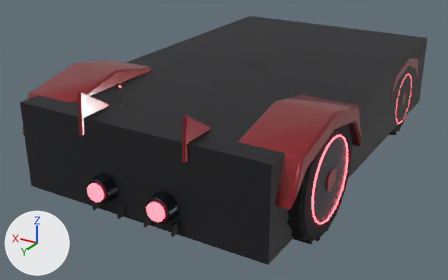
Two versions of the glTF model assets/models/vehicles/CRX1_interceptor_pursuit.glb, one commit apart.
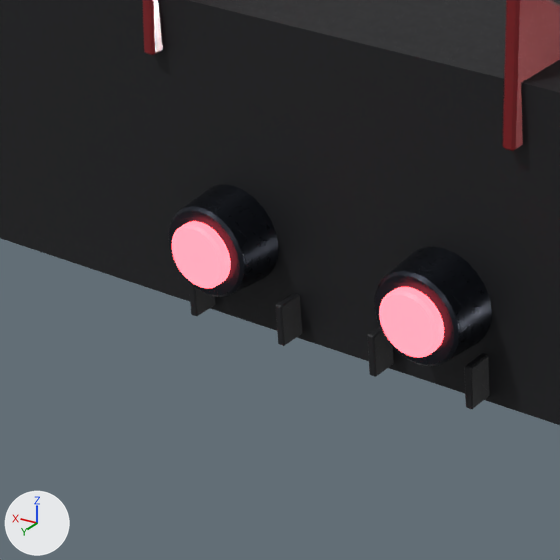
The first picture shows the older version from a camera (50 mm lens) standing at (-4.29, 8.14, 4.09) and looking at (0.26, 0.54, 0.29). The close-ups show the older and then the newer version on the part from 8% to 44% of the width and 43% to 100% of the height of that picture. Only the edits that show in the close-ups are written down. Arrows for +X, +Y and +Z are at lower left; the lights stay in place. Where no turn or scale is listed for an object, it has been applied to the vertices.

The older version as bpy lines, for what is in view:
```python
me_x1_thruster_1 = bpy.data.meshes.new('X1_thruster-1')
me_x1_thruster_1.from_pydata(...)  # 96 vertices, 188 faces; spans x -0.199..0.199, y -0.175..0.175, z -0.199..0.199
me_x1_thruster_1.materials.append(mat_gunmetal)
me_x1_thruster_core1 = bpy.data.meshes.new('X1_thruster_core1')
me_x1_thruster_core1.from_pydata(...)  # 96 vertices, 188 faces; spans x -0.12..0.12, y -0.025..0.025, z -0.12..0.12
me_x1_thruster_core1.materials.append(mat_emissivered)  # picture img_red_emissive, glowing red #ff5059
me_x1_thruster_core_1 = bpy.data.meshes.new('X1_thruster_core-1')
me_x1_thruster_core_1.from_pydata(...)  # 96 vertices, 188 faces; spans x -0.12..0.12, y -0.025..0.025, z -0.12..0.12
me_x1_thruster_core_1.materials.append(mat_emissivered)  # picture img_red_emissive, glowing red #ff5059
ob_x1_thruster_1 = bpy.data.objects.new('X1_thruster-1', me_x1_thruster_1)
ob_x1_thruster_1.location = (-0.45, 3.05, 0.55)
ob_x1_thruster_core1 = bpy.data.objects.new('X1_thruster_core1', me_x1_thruster_core1)
ob_x1_thruster_core1.location = (0.45, 3.24, 0.55)
ob_x1_thruster_core_1 = bpy.data.objects.new('X1_thruster_core-1', me_x1_thruster_core_1)
ob_x1_thruster_core_1.location = (-0.45, 3.24, 0.55)
# also in view: 'X1_diffuser2' at (0.2, 2.95, 0.3); 'X1_fin1' at (0.75, 2.65, 1.45); 'X1_fin-1' at (-0.75, 2.65, 1.45); 'X1_diffuser0' at (-0.6, 2.95, 0.3); 'X1_body_COL' at (0.0, 0.0, 0.8)
```
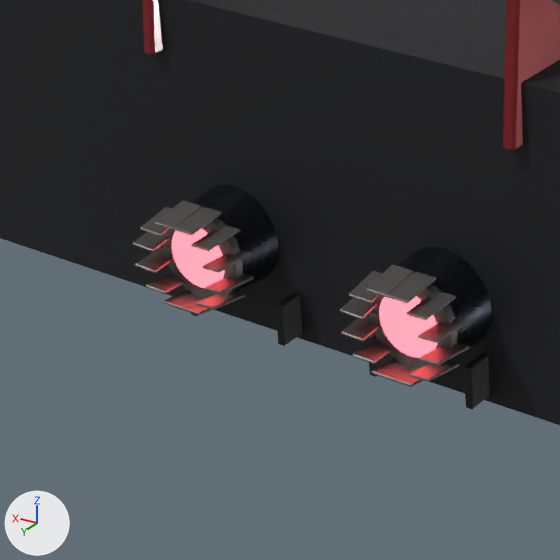
Where the newer file only moved an object's origin or applied its transform, the numbers keep the older frame.

The change, as a diff of the scene's bpy script:
```diff
--- a/assets/models/vehicles/CRX1_interceptor_pursuit.glb.py
+++ b/assets/models/vehicles/CRX1_interceptor_pursuit.glb.py
@@ ob_x1_petal_111 @@
+ob_x1_petal_111 = bpy.data.objects.new('X1_petal-111', me_x1_petal_111)  # 24 vertices, 44 faces; spans x -0.051..0.051, y -0.08..0.08, z -0.012..0.012; in mat_iron (grey #817e7c)
+ob_x1_petal_111.location = (-0.288, 3.285, 0.507)
@@ ob_x1_petal_110 @@
+ob_x1_petal_110 = bpy.data.objects.new('X1_petal-110', me_x1_petal_110)  # 24 vertices, 44 faces; spans x -0.049..0.049, y -0.079..0.079, z -0.015..0.015; in mat_iron (grey #817e7c)
+ob_x1_petal_110.location = (-0.331, 3.285, 0.431)
@@ ob_x1_petal_19 @@
+ob_x1_petal_19 = bpy.data.objects.new('X1_petal-19', me_x1_petal_19)  # 24 vertices, 44 faces; spans x -0.045..0.045, y -0.076..0.076, z -0.016..0.016; in mat_iron (grey #817e7c)
+ob_x1_petal_19.location = (-0.407, 3.285, 0.388)
@@ ob_x1_petal_18 @@
+ob_x1_petal_18 = bpy.data.objects.new('X1_petal-18', me_x1_petal_18)  # 24 vertices, 44 faces; spans x -0.045..0.045, y -0.076..0.076, z -0.016..0.016; in mat_iron (grey #817e7c)
+ob_x1_petal_18.location = (-0.493, 3.285, 0.388)
@@ ob_x1_petal_17 @@
+ob_x1_petal_17 = bpy.data.objects.new('X1_petal-17', me_x1_petal_17)  # 24 vertices, 44 faces; spans x -0.049..0.049, y -0.079..0.079, z -0.015..0.015; in mat_iron (grey #817e7c)
+ob_x1_petal_17.location = (-0.569, 3.285, 0.431)
@@ ob_x1_petal_16 @@
+ob_x1_petal_16 = bpy.data.objects.new('X1_petal-16', me_x1_petal_16)  # 24 vertices, 44 faces; spans x -0.051..0.051, y -0.08..0.08, z -0.012..0.012; in mat_iron (grey #817e7c)
+ob_x1_petal_16.location = (-0.612, 3.285, 0.507)
@@ ob_x1_petal_15 @@
+ob_x1_petal_15 = bpy.data.objects.new('X1_petal-15', me_x1_petal_15)  # 24 vertices, 44 faces; spans x -0.051..0.051, y -0.08..0.08, z -0.012..0.012; in mat_iron (grey #817e7c)
+ob_x1_petal_15.location = (-0.612, 3.285, 0.593)
@@ ob_x1_petal_14 @@
+ob_x1_petal_14 = bpy.data.objects.new('X1_petal-14', me_x1_petal_14)  # 24 vertices, 44 faces; spans x -0.049..0.049, y -0.079..0.079, z -0.015..0.015; in mat_iron (grey #817e7c)
+ob_x1_petal_14.location = (-0.569, 3.285, 0.669)
@@ ob_x1_petal_13 @@
+ob_x1_petal_13 = bpy.data.objects.new('X1_petal-13', me_x1_petal_13)  # 24 vertices, 44 faces; spans x -0.045..0.045, y -0.077..0.077, z -0.016..0.016; in mat_iron (grey #817e7c)
+ob_x1_petal_13.location = (-0.493, 3.285, 0.712)
@@ ob_x1_petal_12 @@
+ob_x1_petal_12 = bpy.data.objects.new('X1_petal-12', me_x1_petal_12)  # 24 vertices, 44 faces; spans x -0.045..0.045, y -0.077..0.077, z -0.016..0.016; in mat_iron (grey #817e7c)
+ob_x1_petal_12.location = (-0.407, 3.285, 0.712)
@@ ob_x1_petal_11 @@
+ob_x1_petal_11 = bpy.data.objects.new('X1_petal-11', me_x1_petal_11)  # 24 vertices, 44 faces; spans x -0.049..0.049, y -0.079..0.079, z -0.015..0.015; in mat_iron (grey #817e7c)
+ob_x1_petal_11.location = (-0.331, 3.285, 0.669)
@@ ob_x1_petal_10 @@
+ob_x1_petal_10 = bpy.data.objects.new('X1_petal-10', me_x1_petal_10)  # 24 vertices, 44 faces; spans x -0.051..0.051, y -0.08..0.08, z -0.012..0.012; in mat_iron (grey #817e7c)
+ob_x1_petal_10.location = (-0.288, 3.285, 0.593)
@@ ob_x1_petal111 @@
+ob_x1_petal111 = bpy.data.objects.new('X1_petal111', me_x1_petal_111.copy())
+ob_x1_petal111.location = (0.612, 3.285, 0.507)
@@ ob_x1_petal110 @@
+ob_x1_petal110 = bpy.data.objects.new('X1_petal110', me_x1_petal110)  # 24 vertices, 44 faces; spans x -0.049..0.049, y -0.079..0.079, z -0.015..0.015; in mat_iron (grey #817e7c)
+ob_x1_petal110.location = (0.569, 3.285, 0.431)
@@ ob_x1_petal19 @@
+ob_x1_petal19 = bpy.data.objects.new('X1_petal19', me_x1_petal_19.copy())
+ob_x1_petal19.location = (0.493, 3.285, 0.388)
@@ ob_x1_petal18 @@
+ob_x1_petal18 = bpy.data.objects.new('X1_petal18', me_x1_petal_18.copy())
+ob_x1_petal18.location = (0.407, 3.285, 0.388)
@@ ob_x1_petal17 @@
+ob_x1_petal17 = bpy.data.objects.new('X1_petal17', me_x1_petal17)  # 24 vertices, 44 faces; spans x -0.049..0.049, y -0.079..0.079, z -0.015..0.015; in mat_iron (grey #817e7c)
+ob_x1_petal17.location = (0.331, 3.285, 0.431)
@@ ob_x1_petal16 @@
+ob_x1_petal16 = bpy.data.objects.new('X1_petal16', me_x1_petal_16.copy())
+ob_x1_petal16.location = (0.288, 3.285, 0.507)
@@ ob_x1_petal15 @@
+ob_x1_petal15 = bpy.data.objects.new('X1_petal15', me_x1_petal_15.copy())
+ob_x1_petal15.location = (0.288, 3.285, 0.593)
@@ ob_x1_petal14 @@
+ob_x1_petal14 = bpy.data.objects.new('X1_petal14', me_x1_petal14)  # 24 vertices, 44 faces; spans x -0.049..0.049, y -0.079..0.079, z -0.015..0.015; in mat_iron (grey #817e7c)
+ob_x1_petal14.location = (0.331, 3.285, 0.669)
@@ ob_x1_petal13 @@
+ob_x1_petal13 = bpy.data.objects.new('X1_petal13', me_x1_petal_13.copy())
+ob_x1_petal13.location = (0.407, 3.285, 0.712)
@@ ob_x1_petal12 @@
+ob_x1_petal12 = bpy.data.objects.new('X1_petal12', me_x1_petal_12.copy())
+ob_x1_petal12.location = (0.493, 3.285, 0.712)
@@ ob_x1_petal11 @@
+ob_x1_petal11 = bpy.data.objects.new('X1_petal11', me_x1_petal11)  # 24 vertices, 44 faces; spans x -0.049..0.049, y -0.079..0.079, z -0.015..0.015; in mat_iron (grey #817e7c)
+ob_x1_petal11.location = (0.569, 3.285, 0.669)
@@ ob_x1_petal10 @@
+ob_x1_petal10 = bpy.data.objects.new('X1_petal10', me_x1_petal_10.copy())
+ob_x1_petal10.location = (0.612, 3.285, 0.593)
@@ ob_x1_liner_1 @@
+ob_x1_liner_1 = bpy.data.objects.new('X1_liner-1', me_x1_liner_1)  # 72 vertices, 140 faces; spans x -0.618..-0.282, y 3.2..3.255, z 0.382..0.718; in mat_iron (grey #817e7c)
+ob_x1_liner_1.location = (0.0, 0.0, 0.0)
@@ ob_x1_liner1 @@
+ob_x1_liner1 = bpy.data.objects.new('X1_liner1', me_x1_liner1)  # 72 vertices, 140 faces; spans x 0.282..0.618, y 3.2..3.255, z 0.382..0.718; in mat_iron (grey #817e7c)
+ob_x1_liner1.location = (0.0, 0.0, 0.0)
```

Where the change shows, as pixel boxes (x1, y1, x2, y2) in the close-ups (560 x 560 px):
'X1_liner-1', added: after (369, 274, 458, 369)
'X1_liner1', added: after (162, 209, 243, 299)
'X1_petal-12', added: after (366, 264, 414, 297)
'X1_petal-13', added: after (387, 272, 436, 303)
'X1_petal-14', added: after (406, 292, 456, 320)
'X1_petal12', added: after (155, 200, 202, 230)
'X1_petal13', added: after (174, 207, 222, 235)
'X1_petal-15', added: after (418, 318, 469, 343)
'X1_petal-16', added: after (419, 343, 470, 366)
'X1_petal14', added: after (191, 226, 240, 251)
'X1_petal-111', added: after (341, 314, 379, 342)
'X1_petal-17', added: after (409, 361, 459, 382)
'X1_petal-110', added: after (353, 338, 391, 364)
'X1_petal111', added: after (135, 247, 172, 273)
'X1_petal15', added: after (203, 250, 252, 273)
'X1_petal-10', added: after (340, 297, 378, 319)
'X1_petal-11', added: after (349, 270, 382, 303)
'X1_petal16', added: after (205, 274, 254, 294)
'X1_petal17', added: after (197, 291, 246, 310)
'X1_petal110', added: after (146, 271, 184, 294)
'X1_petal-19', added: after (371, 358, 411, 380)
'X1_petal10', added: after (133, 232, 170, 252)
'X1_petal19', added: after (163, 290, 202, 310)
'X1_petal11', added: after (140, 207, 172, 236)
'X1_petal-18', added: after (392, 368, 424, 387)
'X1_petal18', added: after (182, 298, 212, 315)
